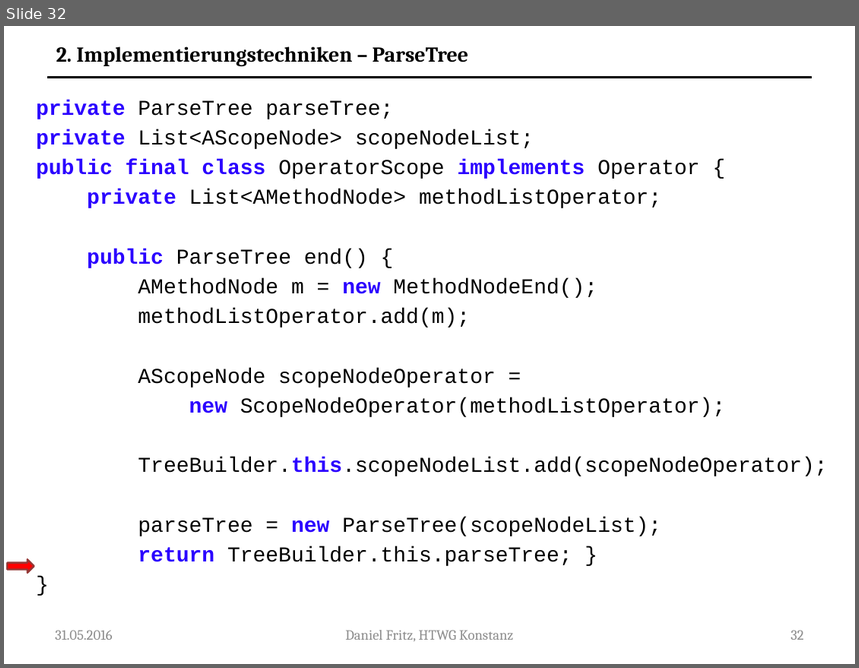
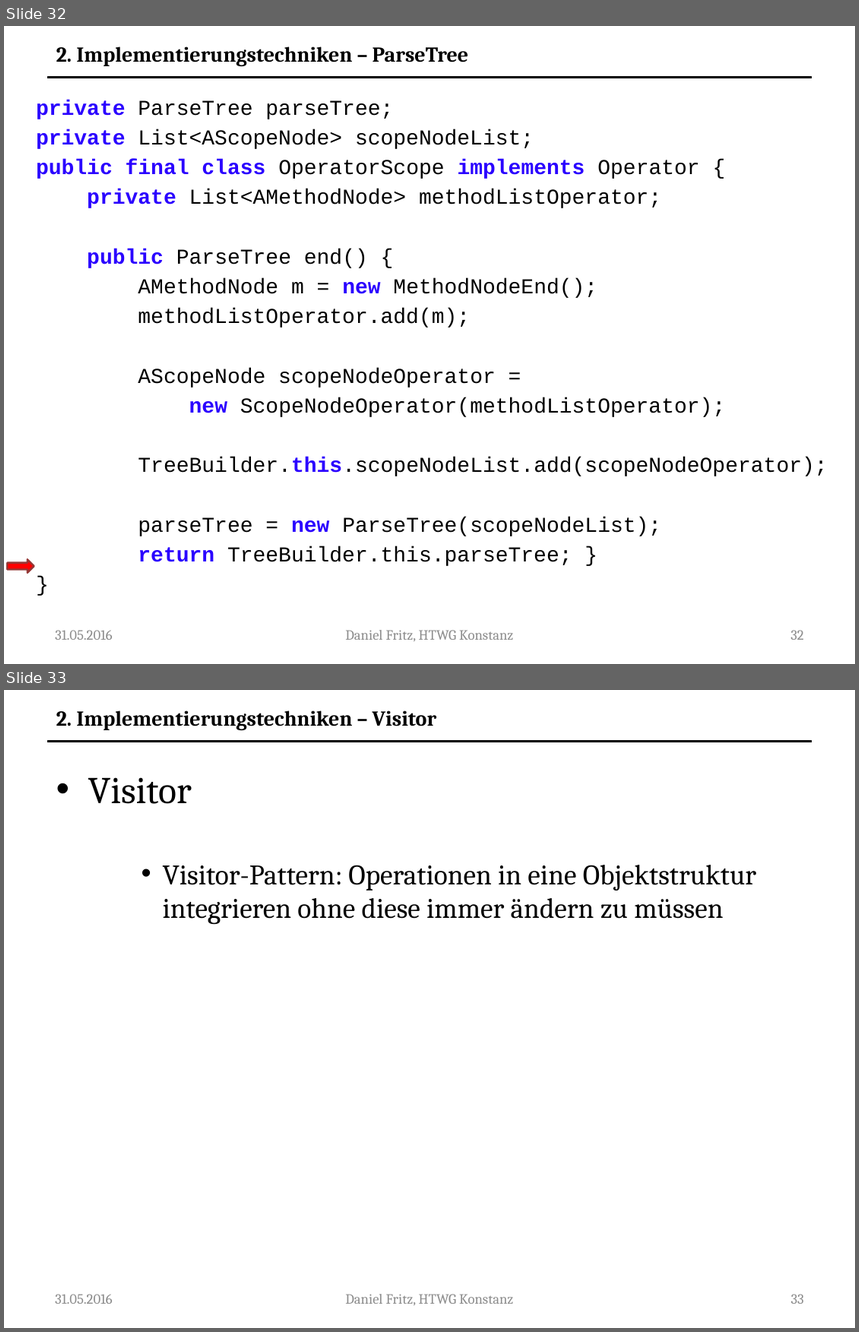
Before and after one commit to Guldenbart/MA, a slide deck: ppt/MA.pptx. Shown one above the other, each under a label of ours: slide 32 before the commit, slides 32 and 33 after it. The pictures are 859x668 and 859x1332 pixels, drawn with LibreOffice and Linux fonts; fonts in the diff are those of the drawing. Boxes give left, top, right and bottom in pixels: in the first picture for what was removed or moved away, otherwise in the second. Text is boxed around its words. In the diff, an @@ line names an element or a change of style, - is before the commit and + after.

```diff
--- a/ppt/MA.pptx
+++ b/ppt/MA.pptx
@@ slide 33 added at bbox=[4, 690, 855, 1328], background #FFFFFF; not listed: 1 template element that a slide beside it also shows @@
@@ text added at bbox=[56, 711, 437, 730], 18 pt, text #000000, bold @@
+2. Implementierungstechniken – Visitor
@@ text added at bbox=[88, 777, 756, 925], 24 pt, text #000000 @@
+• Visitor
+    • Visitor-Pattern: Operationen in eine Objektstruktur integrieren ohne diese immer ändern zu müssen
@@ text added at bbox=[55, 1294, 112, 1304], 12 pt, text #8C8C8C @@
+31.05.2016
@@ text added at bbox=[345, 1294, 513, 1306], 12 pt, text #8C8C8C @@
+Daniel Fritz, HTWG Konstanz
@@ page number added at bbox=[791, 1294, 804, 1304], 12 pt, text #8C8C8C @@
+33
```
Also in this commit, not shown: 1 slide changed.
